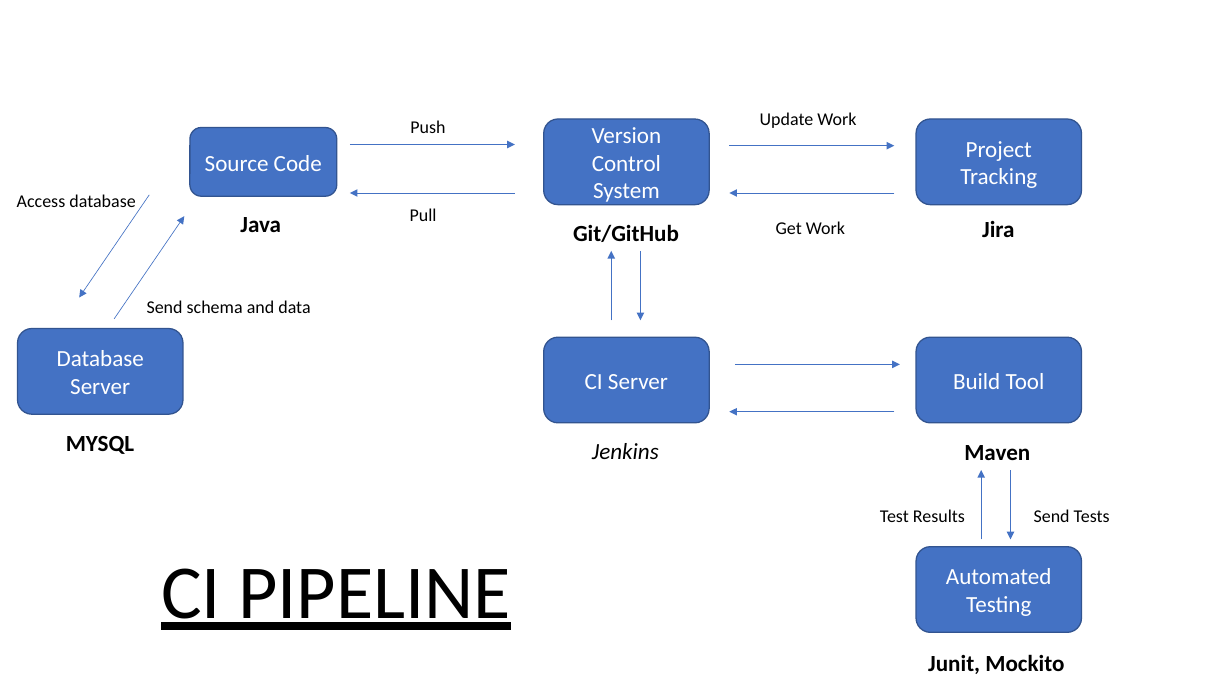
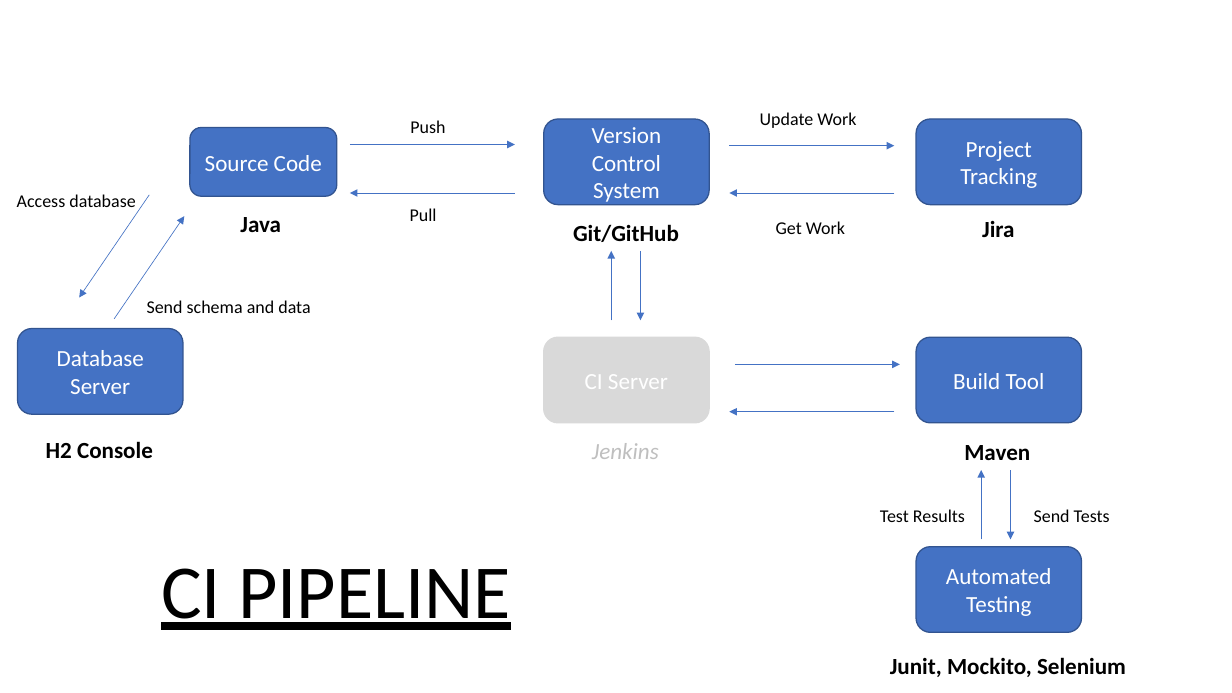
Before and after one commit to Sangiv/To-Do-List, a slide deck: slide 6 of documentation/TDL-Presentation.pptx (slide 7 before the commit). Drawn at 1232x693 pixels with LibreOffice and Linux fonts; fonts in the diff are those of the drawing. Boxes give left, top, right and bottom in pixels: in the first picture for what was removed or moved away, otherwise in the second. Text is boxed around its words. In the diff, an @@ line names an element or a change of style, - is before the commit and + after.

Commit message:
update to presentation

```diff
--- a/documentation/TDL-Presentation.pptx
+++ b/documentation/TDL-Presentation.pptx
@@ rounded rectangle "CI Server" at (x1=543, y1=337, x2=709, y2=423): fill #4472C4 to #D9D9D9; outline #325491 1 pt to #D9D9D9 1 pt @@
@@ text at (x1=46, y1=441, x2=153, y2=458): text changed @@
-MYSQL
+H2 Console
@@ text "Jenkins" at (x1=592, y1=443, x2=659, y2=459): text colour #000000 to #BFBFBF @@
@@ text at (x1=890, y1=657, x2=1126, y2=677): text changed @@
-Junit, Mockito
+Junit, Mockito, Selenium
```
Also in this commit, not shown: 1 other slide changed, 1 slide removed.
